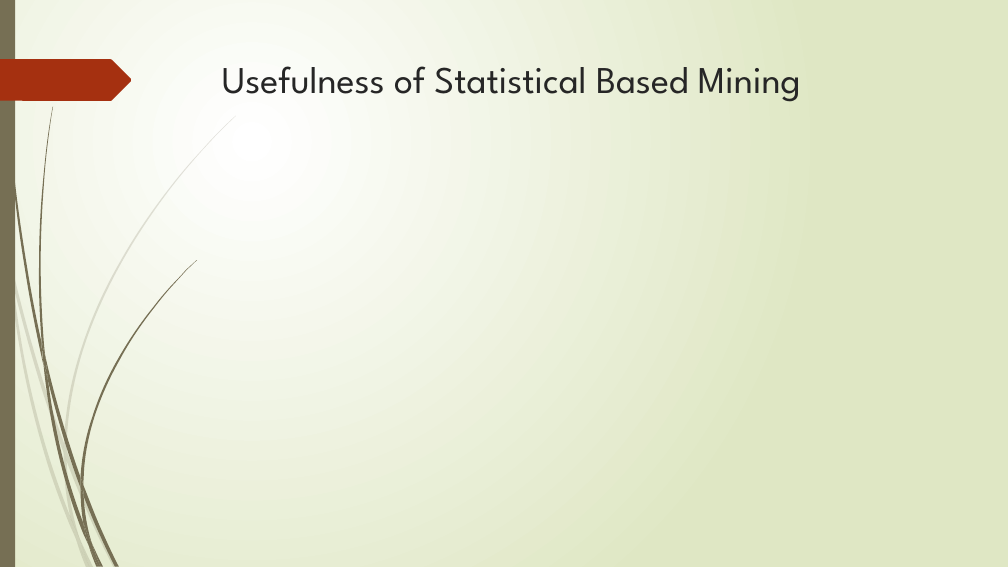
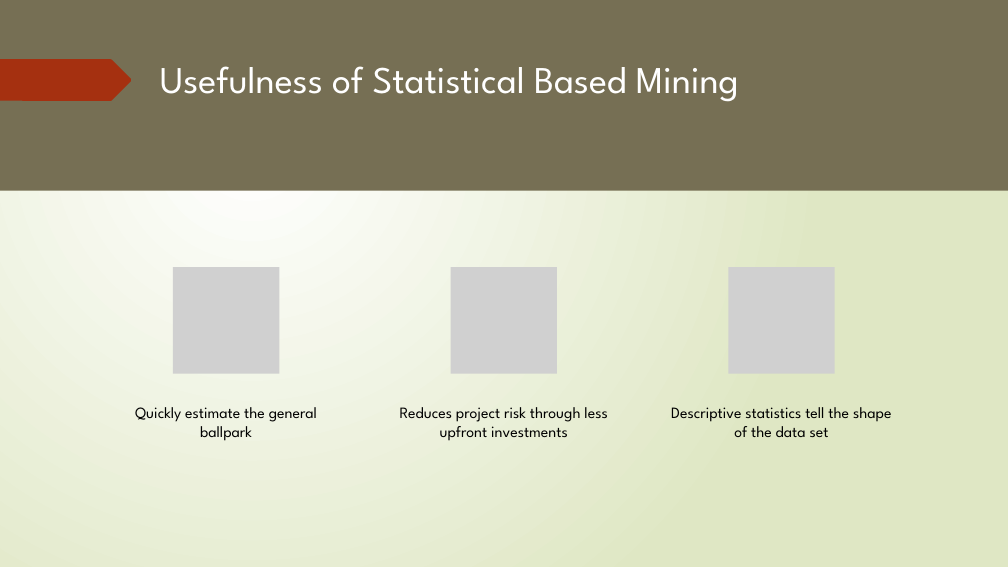
Before and after one commit to dr-natetorious/TIM-8130-Data_Mining, a slide deck: slide 6 of Week6_Statistics/BachmeierNTIM8130-6.pptx (slide 7 before the commit). Drawn at 1008x567 pixels with LibreOffice and Linux fonts; fonts in the diff are those of the drawing; grey boxes stand for pictures. Boxes give left, top, right and bottom in pixels: in the first picture for what was removed or moved away, otherwise in the second. Text is boxed around its words. In the diff, an @@ line names an element or a change of style, - is before the commit and + after.

```diff
--- a/Week6_Statistics/BachmeierNTIM8130-6.pptx
+++ b/Week6_Statistics/BachmeierNTIM8130-6.pptx
@@ rectangle added at (0,0,1008,567), fill gradient #FFFFFF to #DFE8C4 @@
@@ rectangle added at (0,0,1008,191), fill #766F54 @@
@@ freeform shape removed at (0,59,132,101) @@
@@ freeform shape added at (0,59,132,101), fill #A53010 @@
@@ title "Usefulness of Statistical Based Mining": place and size @@
-title "Usefulness of Statistical Based Mining" at (222,66,801,102)
+title "Usefulness of Statistical Based Mining" at (160,66,739,102)
@@ title "Usefulness of Statistical Based Mining" at (160,66,739,102): text colour #262626 to #FFFFFF @@
@@ group added at (135,267,891,441): 3 pictures, 3 texts @@
+Quickly estimate the general ballpark
+Reduces project risk through less upfront investments
+Descriptive statistics tell the shape of the data set
```
Also in this commit, not shown: 4 other slides changed, 2 slides added, 2 slides removed, 4 other files.
